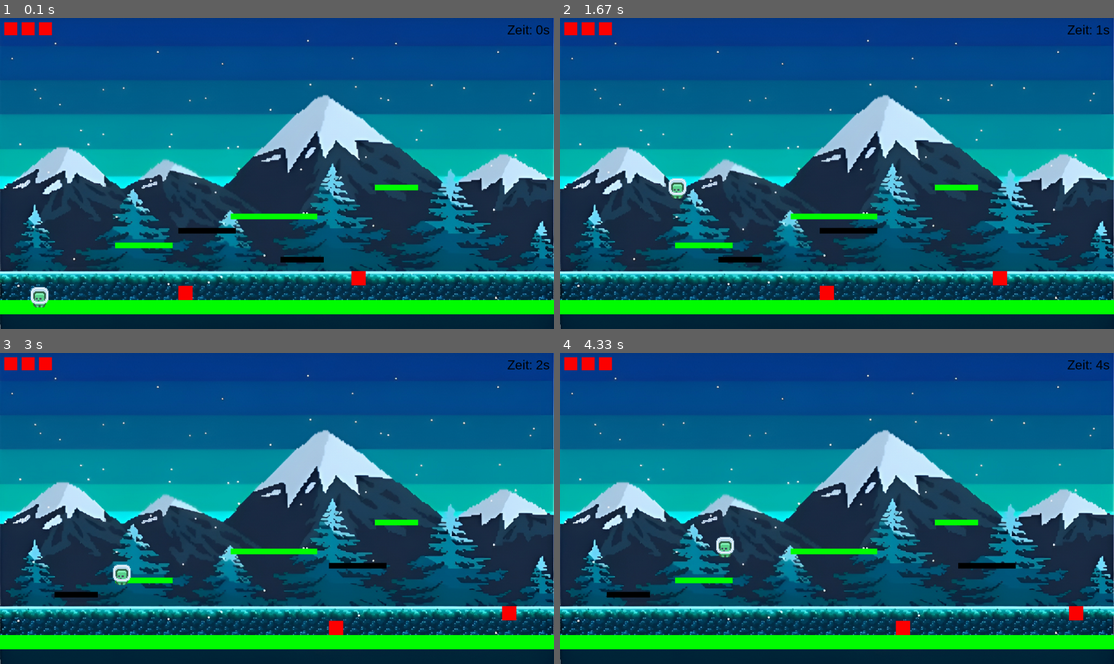
Above: before the commit, frames 1-4 (two rows, left to right).
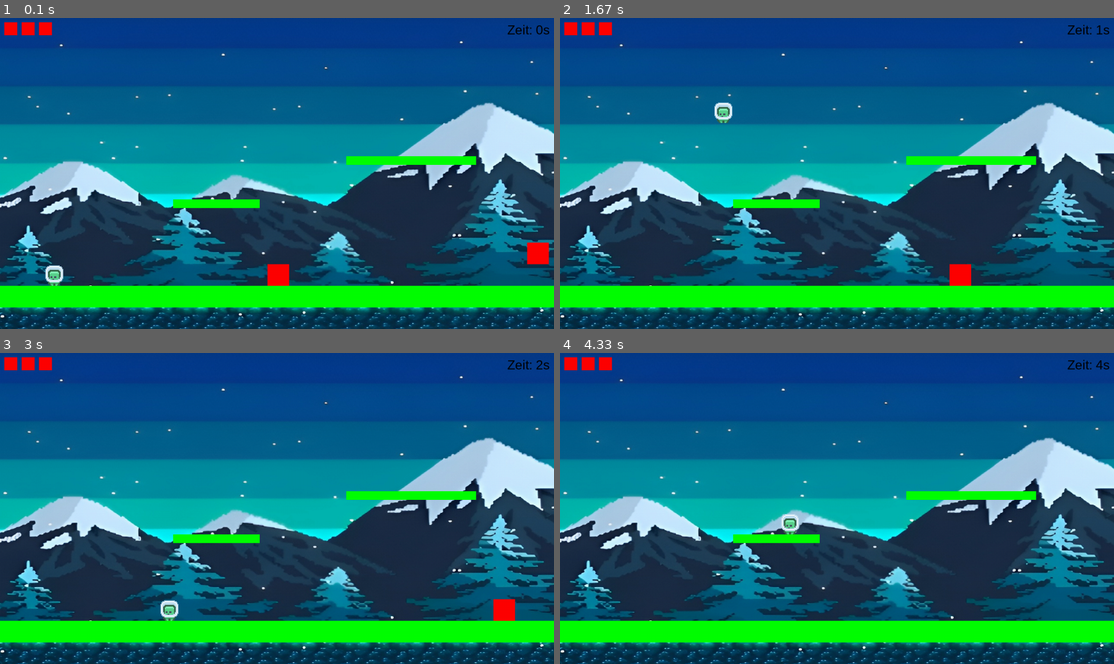
Above: after the commit, the same moments.

Repository: notacodes/M431-PyGame
Game: pygame game, started from main.py
Same seed, same stepped clock (60 frames per second), same inputs: the game is played once before the commit and once after it.
Inputs:
- Up to frame 1 (0.1 s): no input
- Up to frame 2 (1.67 s): hold Right 0.33-0.8 s; hold Right 0.83-1.3 s; tap Space at 0.9, 1.2, 1.4 s; hold Left from 1.33 s (still down)
- Up to frame 3 (3 s): tap Space at 1.7, 1.97, 2.27, 2.4, 2.7 s; release Left at 1.87 s; hold Left 1.9-2.3 s; hold Right 2.33-2.97 s
- Up to frame 4 (4.33 s): hold Left 3-3.47 s; tap Space at 3.07, 3.37, 3.57, 3.87, 4.07 s; hold Right 3.5-3.97 s; hold Right from 4 s (still down)

The runs differ from the first frame. In frame 1, 45% of the frame differs, in the area x 0-100%, y 0-100%; in frame 2, 45%; in frame 3, 45%; in frame 4, 45%.

Commit message:
making it better

Diff:
--- a/main.py
+++ b/main.py
@@ -5,68 +5,66 @@
 pygame.init()
 
 # Bildschirmgröße und Farben definieren
-info = pygame.display.Info()
-WIDTH, HEIGHT = info.current_w, info.current_h
+WIDTH, HEIGHT = 1280, 720
 WHITE = (255, 255, 255)
 BLACK = (0, 0, 0)
 GREEN = (0, 255, 0)
 RED = (255, 0, 0)
+BLUE = (0, 0, 255)
 
 # Bildschirm erstellen
-screen = pygame.display.set_mode((WIDTH, HEIGHT), pygame.RESIZABLE)
+screen = pygame.display.set_mode((WIDTH, HEIGHT))
 pygame.display.set_caption("Jump and Run")
 clock = pygame.time.Clock()
 
 # Hintergrundbild laden
 bg_image = pygame.image.load("kenney_pixel-platformer/BG.jpg")
-bg_image = pygame.transform.scale(bg_image, (WIDTH, HEIGHT))  # An Bildschirmgröße anpassen
-
-# Skalierungsfaktor für Spielfiguren und Plattformen
-scale_factor = WIDTH / 1920
+bg_width = bg_image.get_width()
+bg_image = pygame.transform.scale(bg_image, (bg_width, HEIGHT))
 
 # Spieler und Plattform-Eigenschaften
-player_image = pygame.image.load("spieler.png")  # Lade das Spieler-Bild
-player_image = pygame.transform.scale(player_image, (50, 50))  # Skalieren des Spieler-Bilds
-player = pygame.Rect(100 * scale_factor, HEIGHT - 150 * scale_factor, 50 * scale_factor, 50 * scale_factor)
-player_speed = 7 * scale_factor
+player_image = pygame.image.load("spieler.png")
+player_image = pygame.transform.scale(player_image, (50, 50))
+player = pygame.Rect(100, HEIGHT - 150, 50, 50)
+player_speed = 7
 player_velocity_y = 0
 player_on_ground = False
 can_double_jump = False
 
 # Gegner-Eigenschaften
 enemies = [
-    pygame.Rect(600 * scale_factor, HEIGHT - 150 * scale_factor, 50 * scale_factor, 50 * scale_factor),
-    pygame.Rect(1200 * scale_factor, HEIGHT - 200 * scale_factor, 50 * scale_factor, 50 * scale_factor)
+    pygame.Rect(600, HEIGHT - 150, 50, 50),
+    pygame.Rect(1200, HEIGHT - 200, 50, 50)
+]
+enemy_speed = 3
+
+# Schwerkraft und Bewegung
+gravity = 0.9
+jump_strength = -18
+
+# Plattformen
+platforms = [
+    pygame.Rect(0, HEIGHT - 100, bg_width * 3, 50),  # Boden über die gesamte Levelbreite
+    pygame.Rect(400, HEIGHT - 300, 200, 20),
+    pygame.Rect(800, HEIGHT - 400, 300, 20),
+    pygame.Rect(1300, HEIGHT - 500, 150, 20)
 ]
 
-enemy_speed = 3 * scale_factor
-
-# Schwerkraft und Bewegung
-gravity = 0.9 * scale_factor
-jump_strength = -18 * scale_factor
-
-# Plattformen: (bewegende und feste)
-platforms = [
-    pygame.Rect(0, HEIGHT - 100 * scale_factor, WIDTH, 50 * scale_factor),  # Boden jetzt bildschirmbreit
-    pygame.Rect(400 * scale_factor, HEIGHT - 300 * scale_factor, 200 * scale_factor, 20 * scale_factor),
-    pygame.Rect(800 * scale_factor, HEIGHT - 400 * scale_factor, 300 * scale_factor, 20 * scale_factor),
-    pygame.Rect(1300 * scale_factor, HEIGHT - 500 * scale_factor, 150 * scale_factor, 20 * scale_factor)
-]
-
-moving_platforms = [
-    {"rect": pygame.Rect(600 * scale_factor, HEIGHT - 350 * scale_factor, 200 * scale_factor, 20 * scale_factor), "speed": 3 * scale_factor, "direction": 1},
-    {"rect": pygame.Rect(1000 * scale_factor, HEIGHT - 250 * scale_factor, 150 * scale_factor, 20 * scale_factor), "speed": 4 * scale_factor, "direction": -1}
-]
+# Zielbereich
+goal = pygame.Rect(bg_width * 3 - 100, HEIGHT - 150, 50, 50)
 
 # UI-Eigenschaften
-font = pygame.font.SysFont("Arial", 30)  # Kleinere Schrift für kompaktere Anzeige
+font = pygame.font.SysFont("Arial", 30)
 hearts = 3  # Anzahl der Leben
 start_time = pygame.time.get_ticks()
 
+# Scroll-Offset
+scroll_x = 0
+
 # Funktionen für die Benutzeroberfläche
 def display_hearts():
-    """Zeigt die Lebensanzeige (Herzen) oben links an."""
-    heart_img = pygame.Surface((30, 30))  # Kleinere Herzen
+    """Zeigt die Lebensanzeige oben links an."""
+    heart_img = pygame.Surface((30, 30))
     heart_img.fill(RED)
     for i in range(hearts):
         screen.blit(heart_img, (10 + i * 40, 10))
@@ -80,26 +78,10 @@
 # Spiel-Loop
 running = True
 while running:
-    # Hintergrund zeichnen
-    screen.blit(bg_image, (0, 0))
-
     # Ereignisse verarbeiten
     for event in pygame.event.get():
         if event.type == pygame.QUIT:
             running = False
-        elif event.type == pygame.VIDEORESIZE:
-            WIDTH, HEIGHT = event.size
-            scale_factor = WIDTH / 1920
-            bg_image = pygame.transform.scale(pygame.image.load("kenney_pixel-platformer/BG.jpg"), (WIDTH, HEIGHT))  # Hintergrund neu skalieren
-
-            # Spielfiguren und Plattformen neu skalieren
-            player.width, player.height = 50 * scale_factor, 50 * scale_factor
-            player_image = pygame.transform.scale(pygame.image.load("spieler.png"), (int(50 * scale_factor), int(50 * scale_factor)))
-            platforms[0].width = WIDTH
-            for p in platforms[1:]:
-                p.width, p.height = p.width * scale_factor, p.height * scale_factor
-            for mp in moving_platforms:
-                mp["rect"].width, mp["rect"].height = mp["rect"].width * scale_factor, mp["rect"].height * scale_factor
 
     # Spielerbewegung
     keys = pygame.key.get_pressed()
@@ -120,7 +102,7 @@
     player_velocity_y += gravity
     player.y += player_velocity_y
 
-    # Kollisionsprüfung mit festen Plattformen
+    # Kollisionsprüfung mit Plattformen
     player_on_ground = False
     for platform in platforms:
         if player.colliderect(platform) and player_velocity_y > 0:
@@ -128,59 +110,64 @@
             player_velocity_y = 0
             player_on_ground = True
 
-    # Kollisionsprüfung mit bewegenden Plattformen
-    for moving in moving_platforms:
-        platform = moving["rect"]
-        if player.colliderect(platform) and player_velocity_y > 0:
-            player.y = platform.y - player.height
-            player_velocity_y = 0
-            player_on_ground = True
+    # Spieler am Bildschirmrand halten
+    if player.x < 0:
+        player.x = 0
+    if player.y > HEIGHT:
+        hearts -= 1  # Ein Leben verlieren
+        player.y = HEIGHT - 150
+        player_velocity_y = 0
+        if hearts <= 0:
+            print("Spieler hat alle Leben verloren!")
+            running = False
 
-        # Plattformbewegung
-        platform.x += moving["speed"] * moving["direction"]
-        if platform.left < 0 or platform.right > WIDTH:
-            moving["direction"] *= -1
+    # Scroll-Logik
+    if player.x > WIDTH // 2:
+        scroll_x = player.x - WIDTH // 2
+    else:
+        scroll_x = 0
 
     # Gegnerbewegung
-    for enemy in enemies:
+    for enemy in enemies[:]:
         enemy.x += enemy_speed
-        if enemy.left < 0 or enemy.right > WIDTH:
+        if enemy.left < 0 or enemy.right > bg_width * 3:
             enemy_speed *= -1
 
-    # Kollisionsprüfung mit Gegnern
-    for enemy in enemies[:]:
+        # Kollisionsprüfung mit Spieler
+        enemy_rect = enemy.move(-scroll_x, 0)
         if player.colliderect(enemy):
-            if player_velocity_y > 0:  # Spieler springt auf Gegner
+            if player_velocity_y > 0:  # Spieler springt auf den Gegner
                 enemies.remove(enemy)
                 player_velocity_y = jump_strength  # Spieler springt erneut
-            else:
-                hearts -= 1  # Ein Leben verlieren
+            else:  # Spieler kollidiert seitlich mit Gegner
+                hearts -= 1
                 if hearts <= 0:
                     print("Spieler hat alle Leben verloren!")
                     running = False
 
-    # Spieler am Bildschirmrand halten
-    if player.x < 0:
-        player.x = 0
-    if player.x > WIDTH - player.width:
-        player.x = WIDTH - player.width
-    if player.y > HEIGHT:
-        player.y = HEIGHT - player.height
-        player_velocity_y = 0
+    # Ziel erreichen
+    if player.colliderect(goal):
+        print("Herzlichen Glückwunsch! Du hast das Ziel erreicht!")
+        running = False
+
+    # Hintergrund zeichnen (nahtlos wiederholen)
+    for i in range(3):  # 3 Hintergrundteile für Levelbreite
+        screen.blit(bg_image, ((i * bg_width) - scroll_x, 0))
 
     # Plattformen zeichnen
     for platform in platforms:
-        pygame.draw.rect(screen, GREEN, platform)
-
-    for moving in moving_platforms:
-        pygame.draw.rect(screen, BLACK, moving["rect"])
+        pygame.draw.rect(screen, GREEN, platform.move(-scroll_x, 0))
 
     # Gegner zeichnen
     for enemy in enemies:
-        pygame.draw.rect(screen, RED, enemy)
+        enemy_rect = enemy.move(-scroll_x, 0)
+        pygame.draw.rect(screen, RED, enemy_rect)
+
+    # Zielbereich zeichnen
+    pygame.draw.rect(screen, BLUE, goal.move(-scroll_x, 0))
 
     # Spieler zeichnen
-    screen.blit(player_image, (player.x, player.y))  # Spielerbild zeichnen
+    screen.blit(player_image, (player.x - scroll_x, player.y))
 
     # UI anzeigen
     display_hearts()
Binary file changed: kenney_pixel-platformer/bg.jpg
